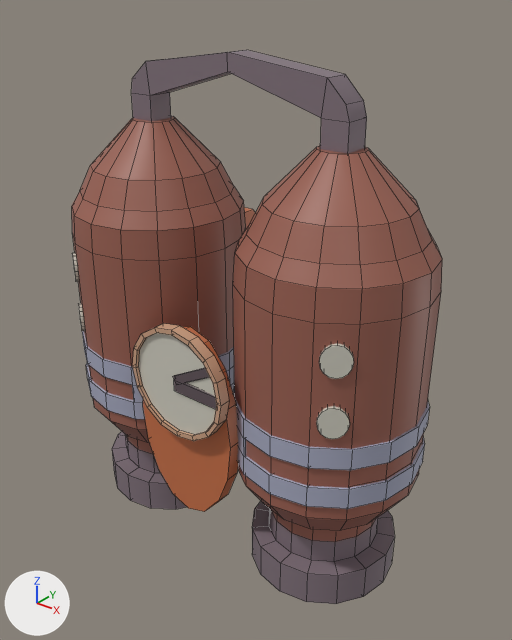
Two versions of the FBX model ClassicItemsReturnsUnity/Assets/Resources/fbx/RustyJetpack.fbx, one commit apart.
Both versions are drawn from a camera (50 mm lens) standing at (1.009, -1.201, 1.372) and looking at (0.011, 0.047, 0.598). Lighting does not change. The marker at lower left points along +X, +Y and +Z. The older version comes first. Mesh edges are drawn as thin lines. Vertices at exactly the same position are counted once.

The older version as bpy lines, for what is in view:
```python
mat_material = principled_material('Material')
mat_material.texture = img_jetpacktex_png
me_cylinder = bpy.data.meshes.new('Cylinder')
me_cylinder.from_pydata(...)  # 968 vertices, 778 faces; spans x -0.491..0.491, y -0.241..0.376, z 0.032..1.231
me_cylinder.materials.append(mat_material)  # picture img_jetpacktex_png
ob_cylinder = bpy.data.objects.new('Cylinder', me_cylinder)
ob_cylinder.location = (0.0, 0.0, 0.0)
```
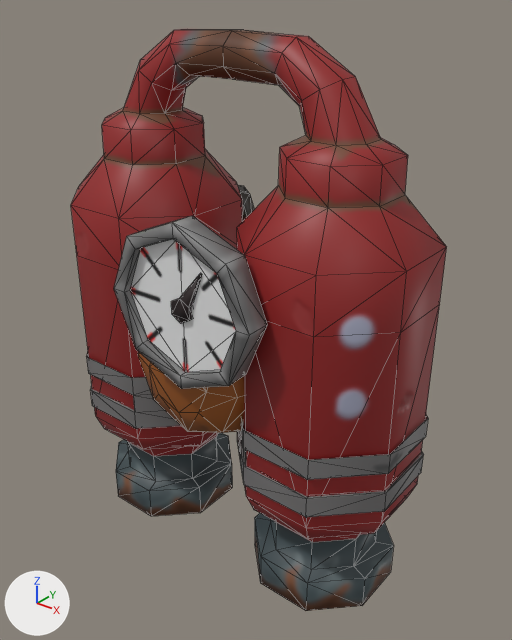
Changed parts and their boxes (x1, y1, x2, y2) in the pictures (512 x 640 px):
```json
{"object": "Cylinder", "change": "surface changed, reshaped", "before": [72, 50, 442, 604], "after": [71, 29, 447, 611]}
{"part": 1, "of": "me_cylinder", "change": "rebuilt", "before": [233, 146, 442, 604], "after": [71, 29, 447, 611], "on screen": "80% wider, 27% taller"}
{"part": 2, "of": "me_cylinder", "change": "rebuilt", "before": [82, 331, 234, 419], "after": [86, 351, 181, 429]}
{"part": 3, "of": "me_cylinder", "change": "rebuilt", "before": [233, 391, 429, 509], "after": [237, 415, 428, 517]}
{"part": 4, "of": "me_cylinder", "change": "rebuilt", "before": [244, 207, 255, 229], "after": [238, 185, 254, 221]}
{"part": 5, "of": "me_cylinder", "change": "added", "after": [114, 216, 267, 389]}
{"part": 6, "of": "me_cylinder", "change": "added", "after": [138, 351, 244, 433], "on screen": "brown"}
{"part": 7, "of": "me_cylinder", "change": "added", "after": [171, 273, 202, 323]}
{"part": 8, "of": "me_cylinder", "change": "deleted", "before": [72, 50, 367, 441]}
{"part": 9, "of": "me_cylinder", "change": "deleted", "before": [72, 116, 246, 512], "on screen": "brown"}
```

Edits to the scene script, one JSON object a line:
```json
{"op": "add", "block": "img_material_normal_png", "code": ["img_material_normal_png = load_image('Material_Normal.png', '../Textures/3d/Jetpack/Material_Normal.png', 512, 512, 'Non-Color')"]}
{"op": "add", "block": "img_material_basecolor_png", "code": ["img_material_basecolor_png = load_image('Material_BaseColor.png', '../Textures/3d/Jetpack/Material_BaseColor.png', 512, 512, 'sRGB')"]}
{"block": "mat_material", "where": "n2 = _N.new('ShaderNodeTexImage'); n2.name = 'Image Texture'"}
{"op": "set", "path": "n2.image", "old": "img_jetpacktex_png", "new": "img_material_basecolor_png"}
{"op": "add", "block": "mat_material", "code": "n3 = _N.new('ShaderNodeTexImage'); n3.name = 'Image Texture.001'"}
{"op": "add", "block": "mat_material", "code": "n3.image = img_material_normal_png"}
{"op": "add", "block": "mat_material", "code": "n4 = _N.new('ShaderNodeNormalMap'); n4.name = 'Normal Map'"}
{"block": "mat_material", "where": "n0 = _N.new('ShaderNodeBsdfPrincipled'); n0.name = 'Principled BSDF'"}
{"op": "add", "block": "mat_material", "code": "_L.new(n3.outputs[0], n4.inputs[1])  # 'Color' to 'Color'"}
{"op": "add", "block": "mat_material", "code": "_L.new(n4.outputs[0], n0.inputs[5])  # 'Normal' to 'Normal'"}
{"block": "me_cylinder", "where": "# used by ob_cylinder; location = (0.0, 0.0, 0.0)"}
{"op": "remove", "block": "me_cylinder", "code": "me_cylinder.from_pydata(...)  # 968 vertices, 778 faces; spans x -0.491..0.491, y -0.241..0.376, z 0.032..1.231"}
{"op": "add", "block": "me_cylinder", "code": "me_cylinder.from_pydata(...)  # 592 vertices, 1068 faces; spans x -0.473..0.473, y -0.283..0.407, z 0.002..1.271"}
{"block": "me_cylinder", "change": "me_cylinder part 1: the loose piece of 224 vertices spanning x 0.045..0.485, y -0.22..0.22, z 0.032..1.067 is rebuilt with 264 vertices and now spans x -0.468..0.468, y -0.203..0.203, z 0.002..1.271"}
{"block": "me_cylinder", "change": "me_cylinder part 2: the loose piece of 86 vertices spanning x -0.491..-0.04, y -0.225..0.226, z 0.358..0.508 is rebuilt with 44 vertices and now spans x -0.473..-0.057, y -0.208..0.209, z 0.328..0.479"}
{"block": "me_cylinder", "change": "me_cylinder part 3: the loose piece of 86 vertices spanning x 0.04..0.491, y -0.225..0.226, z 0.358..0.508 is rebuilt with 44 vertices and now spans x 0.057..0.473, y -0.208..0.209, z 0.328..0.479"}
{"block": "me_cylinder", "change": "me_cylinder part 4: the loose piece of 40 vertices spanning x -0.287..-0.229, y 0.185..0.376, z 0.358..0.77 is rebuilt with 30 vertices and now spans x -0.31..-0.241, y 0.193..0.407, z 0.477..0.881"}
{"block": "me_cylinder", "change": "me_cylinder part 5: a new loose piece of 56 vertices spanning x -0.124..0.25, y -0.283..-0.04, z 0.568..0.944, in mat_material"}
{"block": "me_cylinder", "change": "me_cylinder part 6: a new loose piece of 48 vertices spanning x -0.185..0.185, y -0.227..0.215, z 0.364..0.734, in mat_material"}
{"block": "me_cylinder", "change": "me_cylinder part 7: a new loose piece of 16 vertices spanning x 0.038..0.122, y -0.268..-0.256, z 0.725..0.849, in mat_material"}
{"block": "me_cylinder", "change": "me_cylinder part 8: 8 loose pieces with 236 vertices, spanning x -0.418..0.418, y -0.241..0.032, z 0.403..1.231, are deleted"}
{"block": "me_cylinder", "change": "me_cylinder part 9"}
{"block": "me_cylinder", "change": "256 vertices are removed from x -0.485..0.142, y -0.22..0.22, z 0.032..1.067"}
{"block": "me_cylinder", "change": "228 faces are deleted"}
{"block": "me_cylinder", "change": "other edits to the shape of me_cylinder do not show in these pictures"}
```
